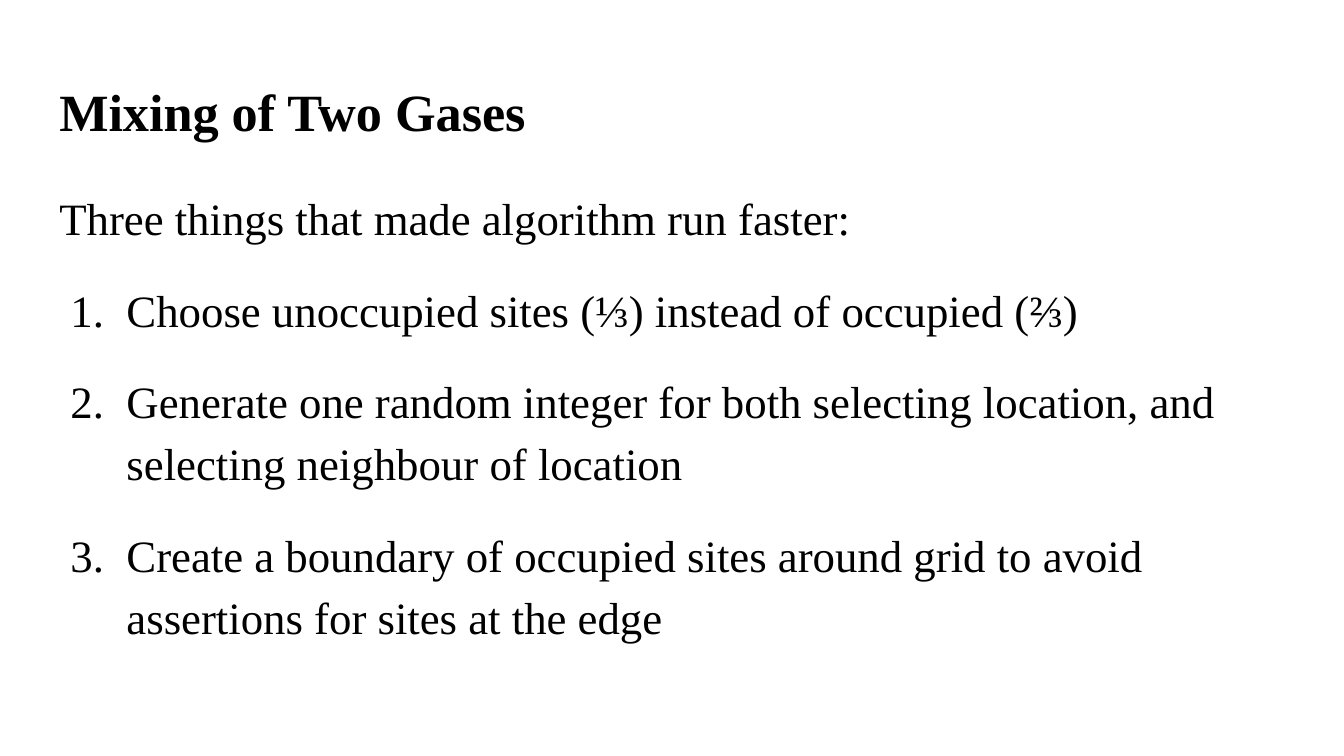
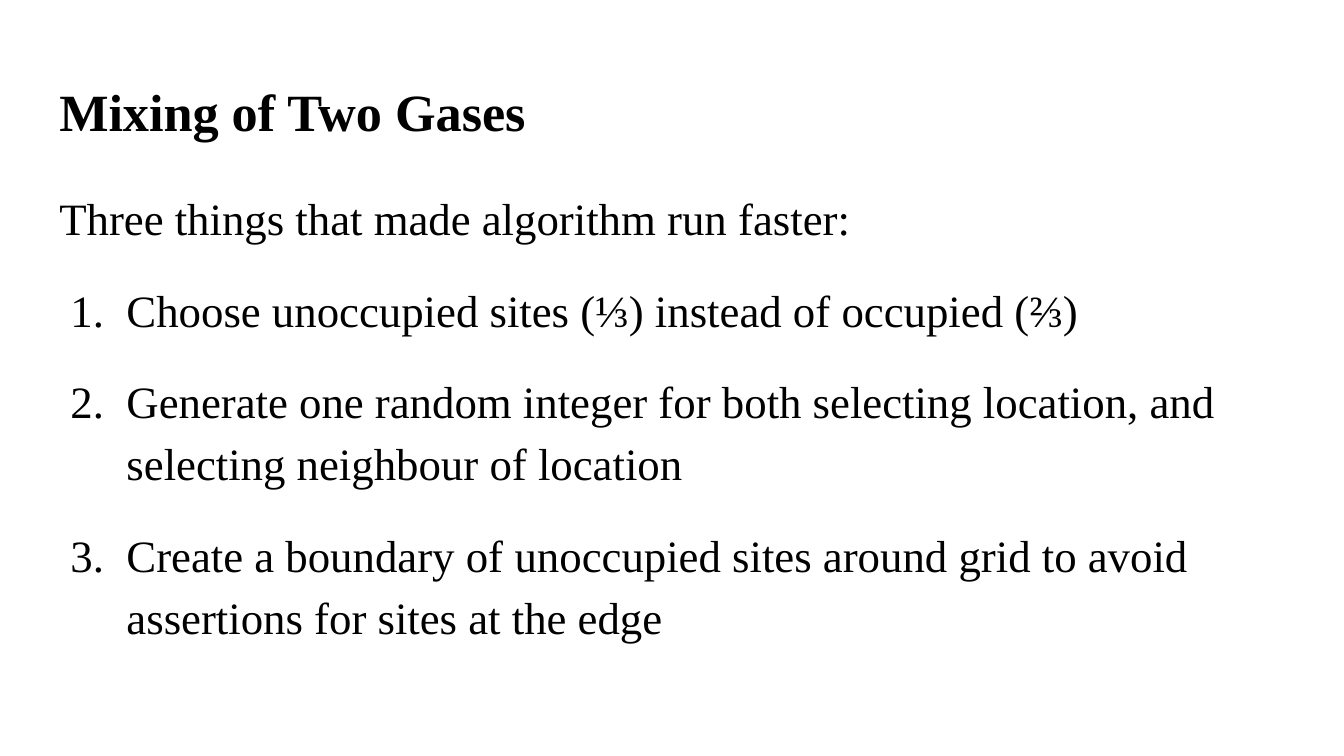
Before and after one commit to LingfeiZhao/Group-Project-1, a slide deck: slide 9 of Group Project 1B.pptx. Drawn at 1344x756 pixels with LibreOffice and Linux fonts; fonts in the diff are those of the drawing. Boxes give left, top, right and bottom in pixels: in the first picture for what was removed or moved away, otherwise in the second. Text is boxed around its words. In the diff, an @@ line names an element or a change of style, - is before the commit and + after.

Commit message:
update

```diff
--- a/Group Project 1B.pptx
+++ b/Group Project 1B.pptx
@@ text at box(126, 540, 1187, 643): text changed @@
-3. Create a boundary of occupied sites around grid to avoid assertions for sites at the edge
+3. Create a boundary of unoccupied sites around grid to avoid assertions for sites at the edge
```
